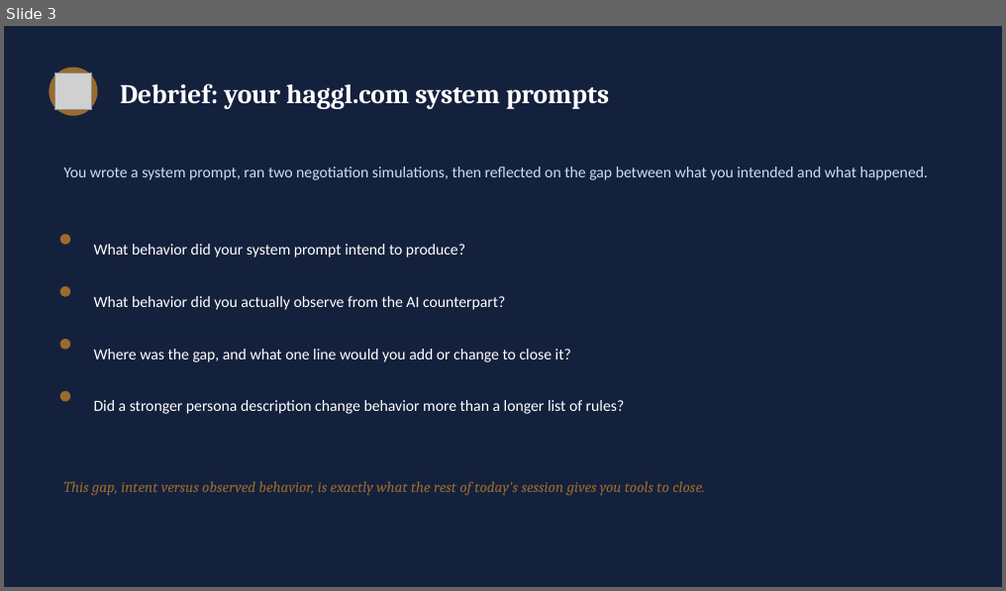
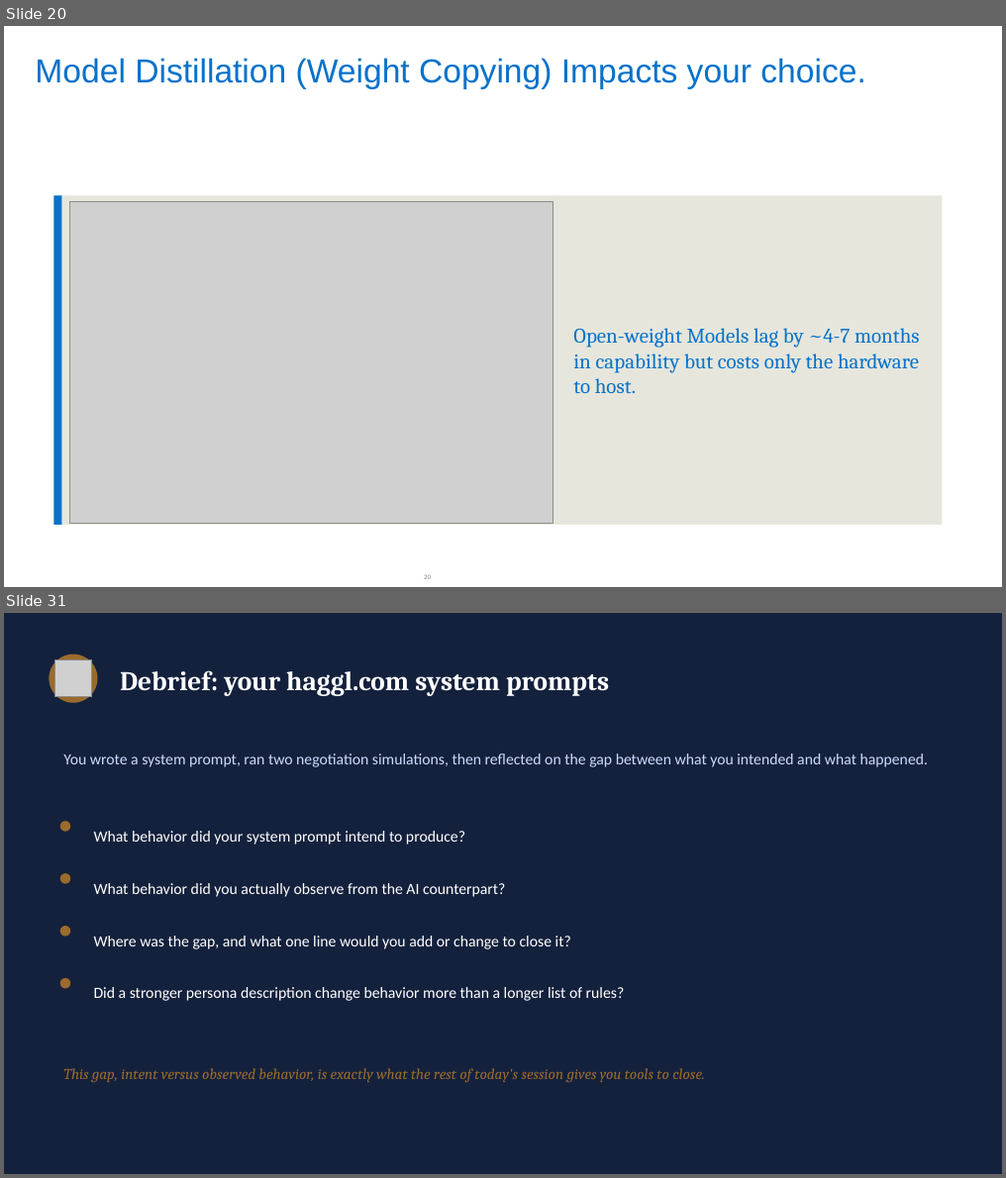
Before and after one commit to kwartler/vienna-genai-finance-course, a slide deck: lessons/day1/wip/prompt_engineering_system_prompts.pptx. Shown one above the other, each under a label of ours: slide 3 before the commit, slides 20 and 31 after it; the slides between them are not shown. The pictures are 1006x591 and 1006x1178 pixels, drawn with LibreOffice and Linux fonts; fonts in the diff are those of the drawing; grey boxes stand for pictures; background and template pictures are left out. Boxes give left, top, right and bottom in pixels: in the first picture for what was removed or moved away, otherwise in the second. Text is boxed around its words. In the diff, an @@ line names an element or a change of style, - is before the commit and + after.

```diff
--- a/lessons/day1/wip/prompt_engineering_system_prompts.pptx
+++ b/lessons/day1/wip/prompt_engineering_system_prompts.pptx
@@ slide 20 added at box(4, 26, 1002, 587), background #FFFFFF @@
@@ title added at box(35, 58, 865, 89), 32 pt, text #0672CB @@
+Model Distillation (Weight Copying) Impacts your choice.
@@ rectangle added at box(54, 196, 943, 525), fill #E6E6DC @@
@@ rectangle added at box(54, 196, 62, 525), fill #0672CB @@
@@ picture added at box(70, 202, 552, 524) @@
@@ text added at box(573, 328, 920, 393), 20 pt, text #0672CB @@
+Open-weight Models lag by ~4-7 months in capability but costs only the hardware to host.
@@ page number added at box(424, 575, 431, 579), 6 pt, text #808080 @@
+20
@@ what was slide 3 is now slide 31 @@
```
Also in this commit, not shown: 4 slides changed, 30 other slides added, 33 other files.
